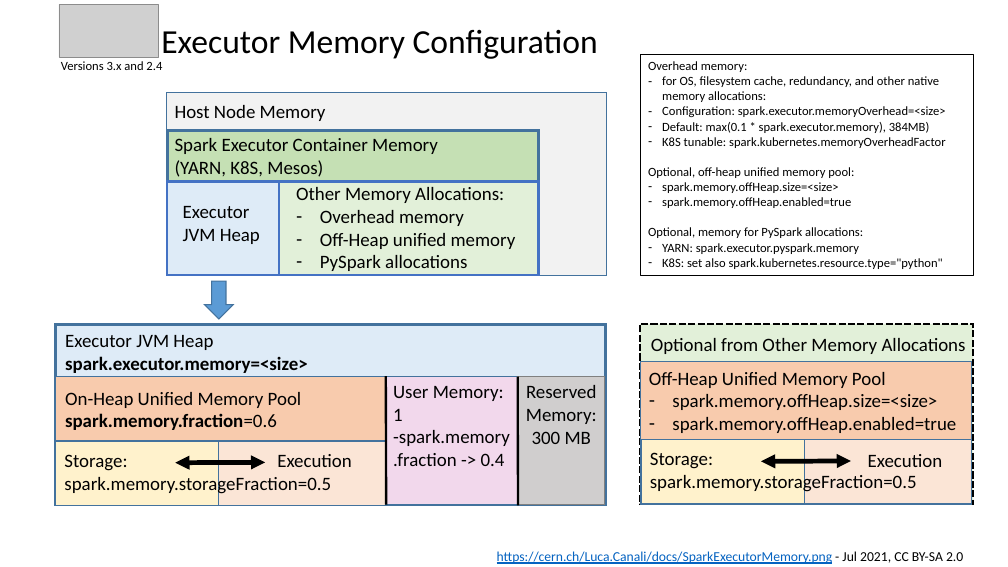
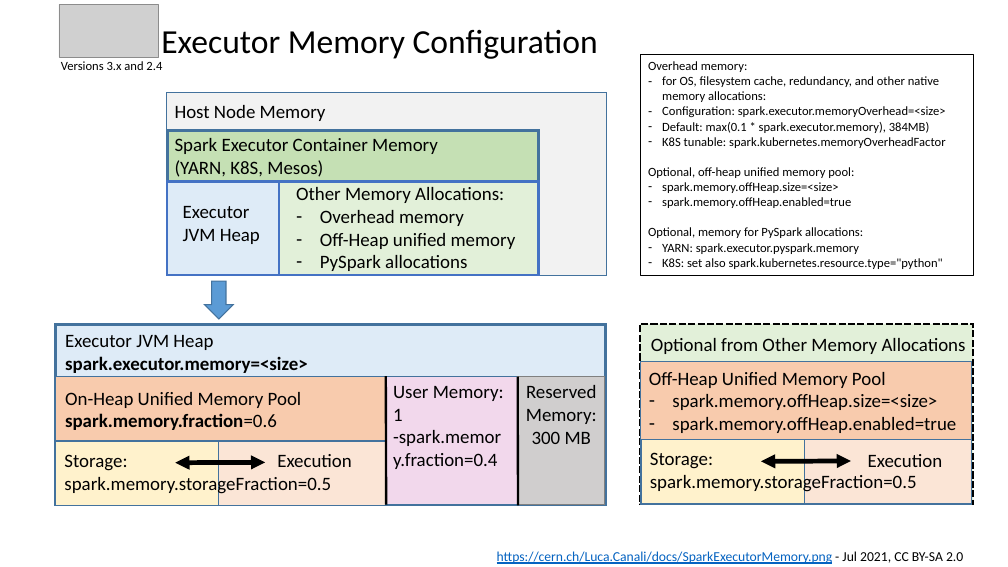
Before and after one commit to LucaCanali/Miscellaneous, a slide deck: slide 1 of Spark_Notes/SparkExecutorMemory.pptx. Drawn at 1008x567 pixels with LibreOffice and Linux fonts; fonts in the diff are those of the drawing; grey boxes stand for pictures. Boxes give left, top, right and bottom in pixels: in the first picture for what was removed or moved away, otherwise in the second. Text is boxed around its words. In the diff, an @@ line names an element or a change of style, - is before the commit and + after.

Commit message:
minor update to SparkExecutorMemory.pptx

```diff
--- a/Spark_Notes/SparkExecutorMemory.pptx
+++ b/Spark_Notes/SparkExecutorMemory.pptx
@@ text at (393,409,501,469): text changed @@
-1 -spark.memory.fraction -> 0.4
+1 -spark.memory.fraction=0.4
```
